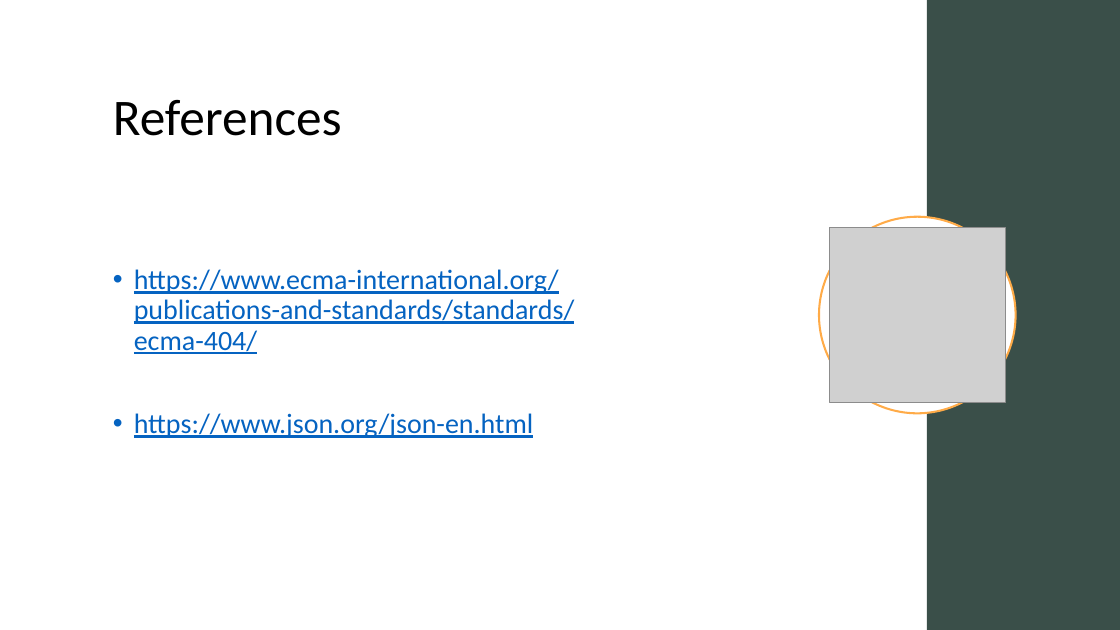
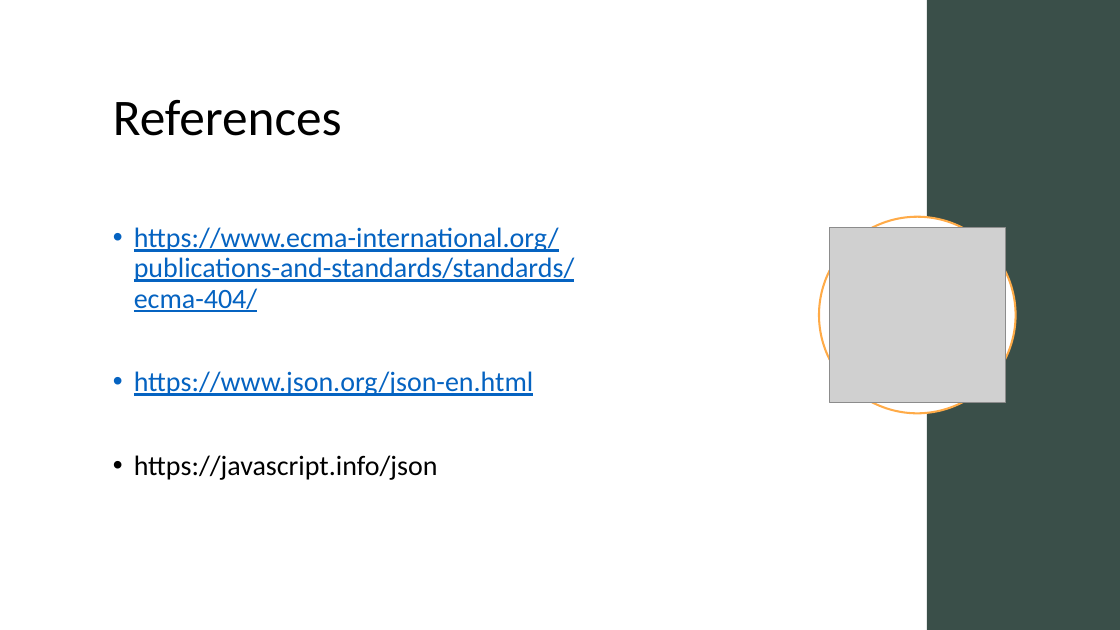
Before and after one commit to FiveMinCode/JSON, a slide deck: slide 9 of JSON.pptx (slide 7 before the commit). Drawn at 1120x630 pixels with LibreOffice and Linux fonts; fonts in the diff are those of the drawing; grey boxes stand for pictures. Boxes give left, top, right and bottom in pixels: in the first picture for what was removed or moved away, otherwise in the second. Text is boxed around its words. In the diff, an @@ line names an element or a change of style, - is before the commit and + after.

Commit message:
Json file

```diff
--- a/JSON.pptx
+++ b/JSON.pptx
@@ text at <box>134,455,438,480</box>: paragraph added @@
+• https://javascript.info/json
```
Also in this commit, not shown: 3 other slides changed, 2 slides added, 1 other file.
